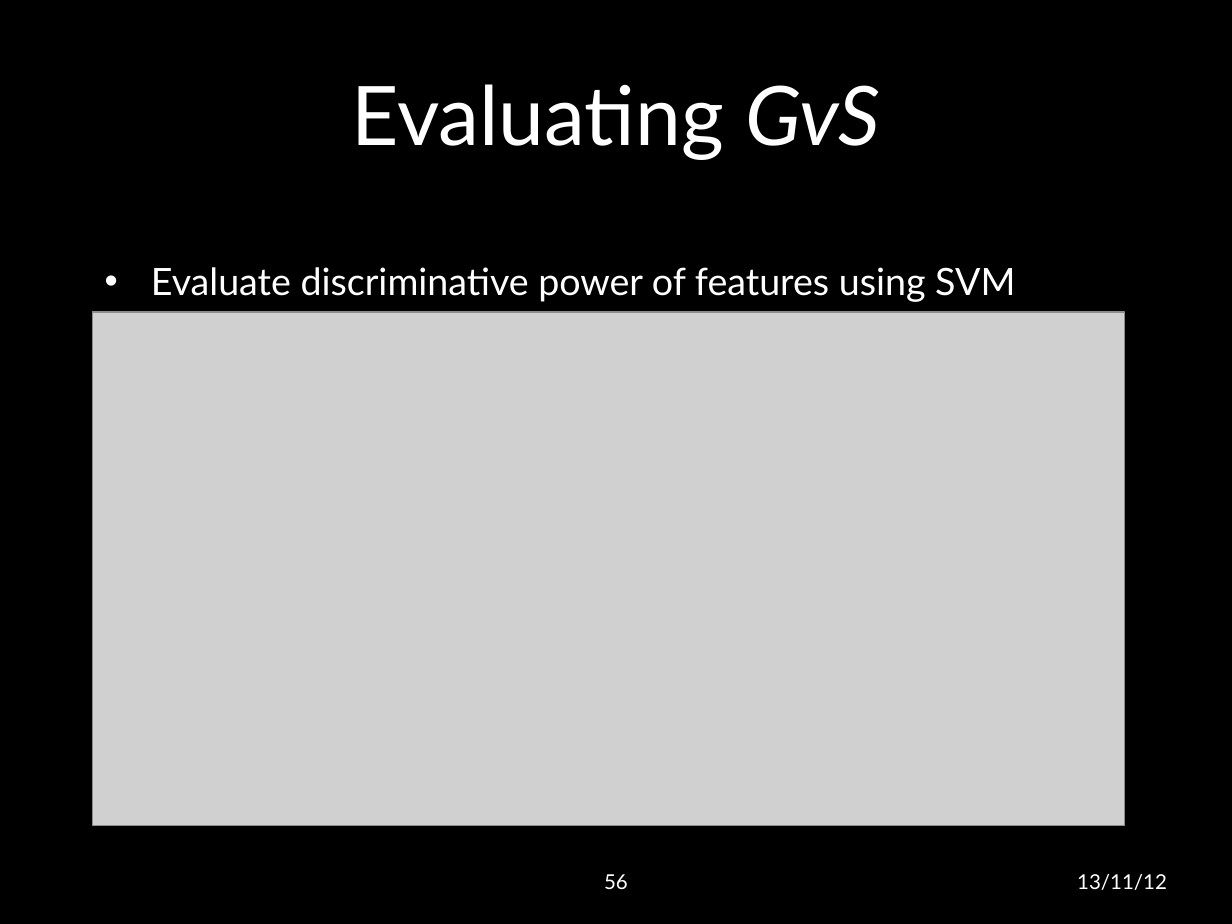
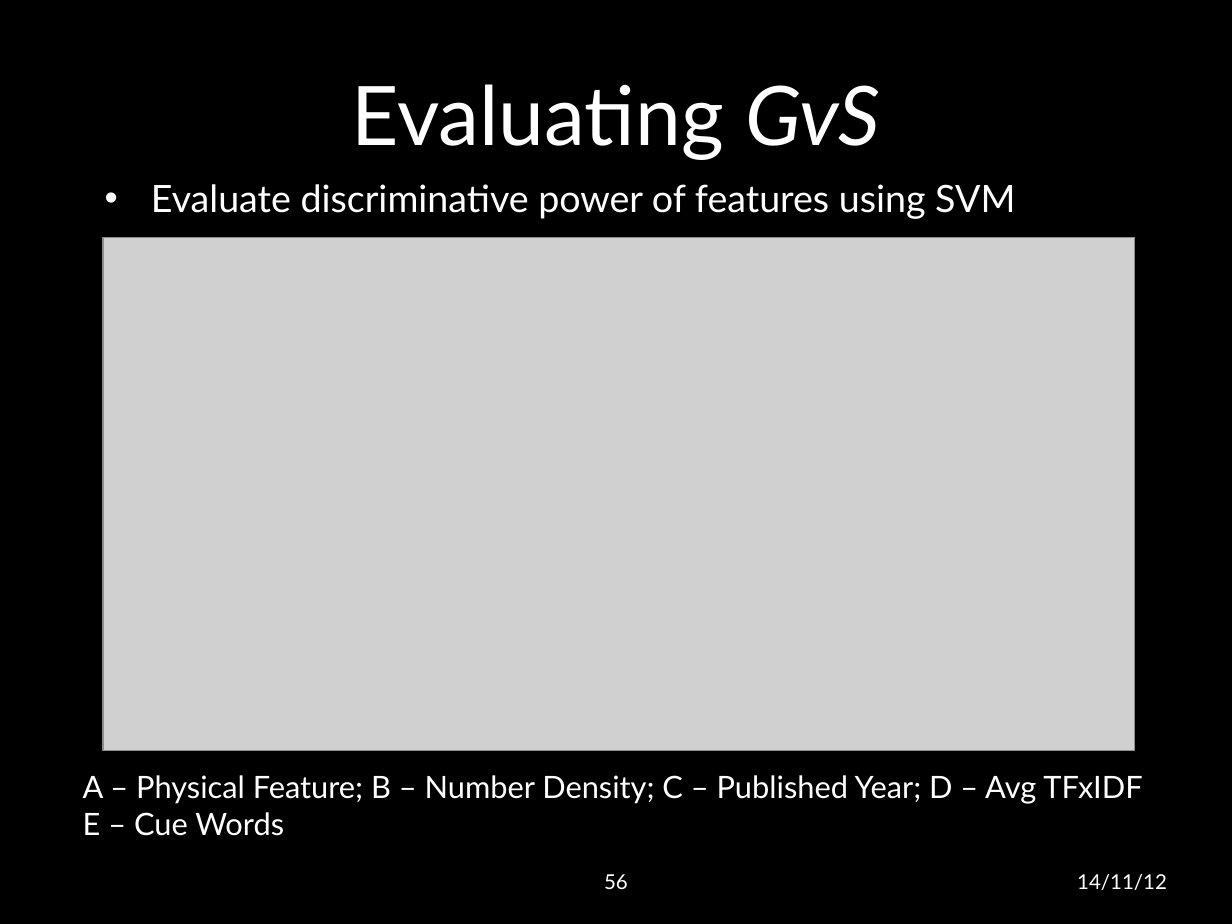
Before and after one commit to lwheng/fyp, a slide deck: slide 56 of presentation/final presentation.pptx. Drawn at 1232x924 pixels with LibreOffice and Linux fonts; fonts in the diff are those of the drawing; grey boxes stand for pictures; background and template pictures are left out. Boxes give left, top, right and bottom in pixels: in the first picture for what was removed or moved away, otherwise in the second. Text is boxed around its words. In the diff, an @@ line names an element or a change of style, - is before the commit and + after.

```diff
--- a/presentation/final presentation.pptx
+++ b/presentation/final presentation.pptx
@@ text "Evaluate discriminative power of features ...": place and size @@
-text "Evaluate discriminative power of features ..." at bbox=[151, 267, 1015, 302]
+text "Evaluate discriminative power of features ..." at bbox=[151, 184, 1015, 219]
@@ picture: place and size @@
-picture at bbox=[92, 312, 1125, 825]
+picture at bbox=[103, 238, 1136, 752]
@@ text added at bbox=[83, 775, 1142, 836], 18 pt, text #FFFFFF @@
+A – Physical Feature; B – Number Density; C – Published Year; D – Avg TFxIDF
+E – Cue Words
@@ text at bbox=[1077, 874, 1167, 890]: text changed @@
-13/11/12
+14/11/12
```
Also in this commit, not shown: 62 other slides changed, 2 other files.
